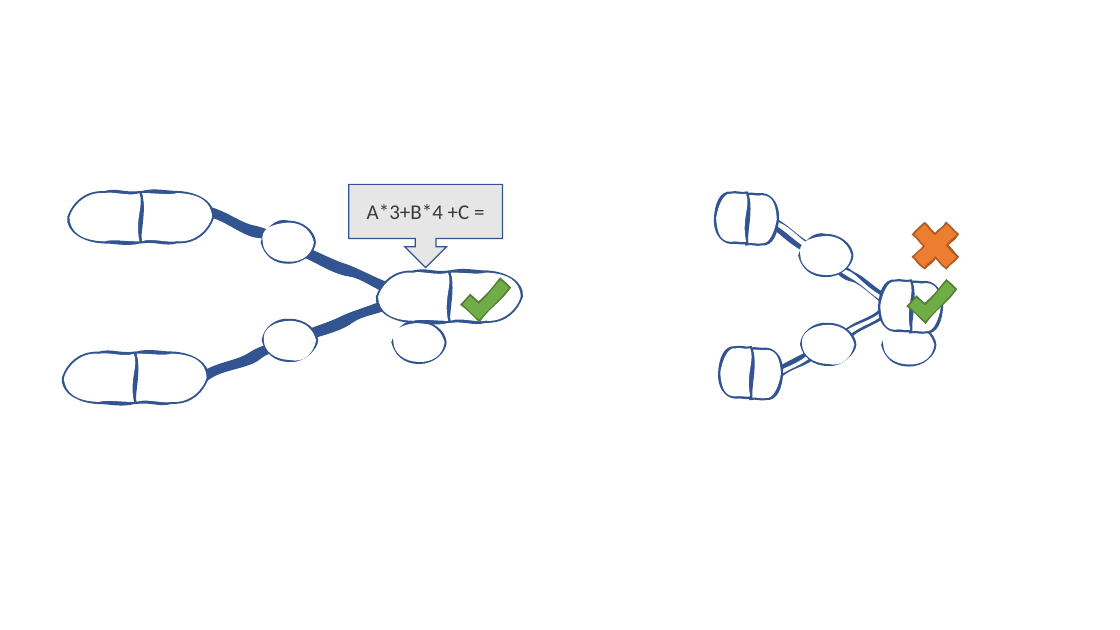
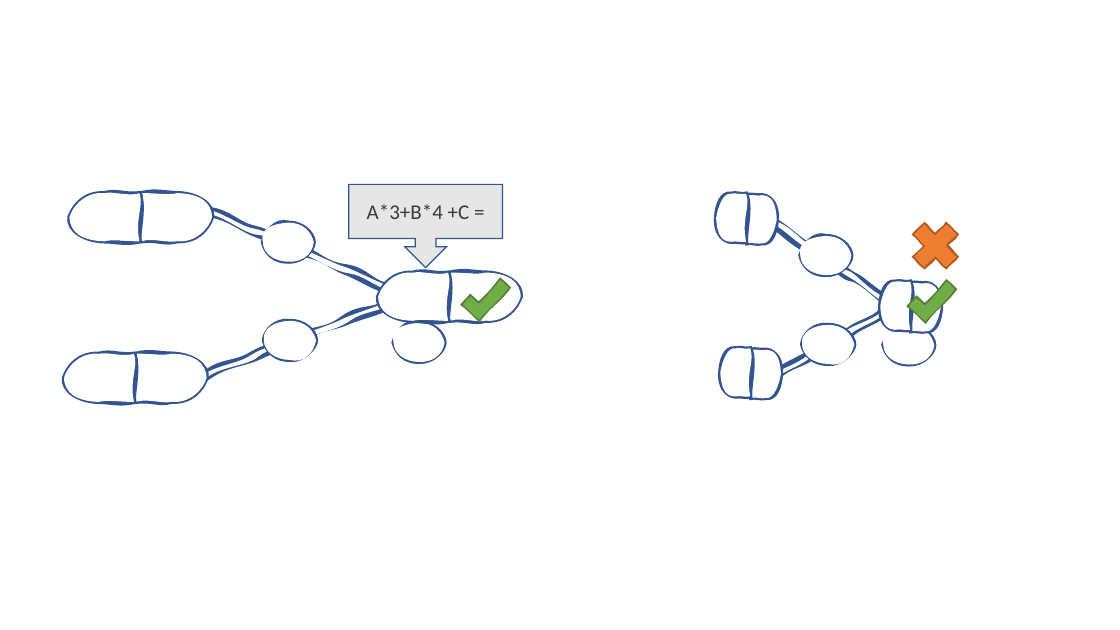
Before and after one commit to TiLuHa/perceptron, a slide deck: slide 23 of pptx/Birnen.pptx. Drawn at 1120x630 pixels with LibreOffice and Linux fonts; fonts in the diff are those of the drawing. Boxes give left, top, right and bottom in pixels: in the first picture for what was removed or moved away, otherwise in the second. Text is boxed around its words. In the diff, an @@ line names an element or a change of style, - is before the commit and + after.

```diff
--- a/pptx/Birnen.pptx
+++ b/pptx/Birnen.pptx
@@ freeform shape at bbox=[209, 210, 392, 291]: outline redrawn @@
@@ freeform shape at bbox=[207, 300, 392, 376]: outline redrawn @@
```
Also in this commit, not shown: 2 other slides changed, 2 slides added.
